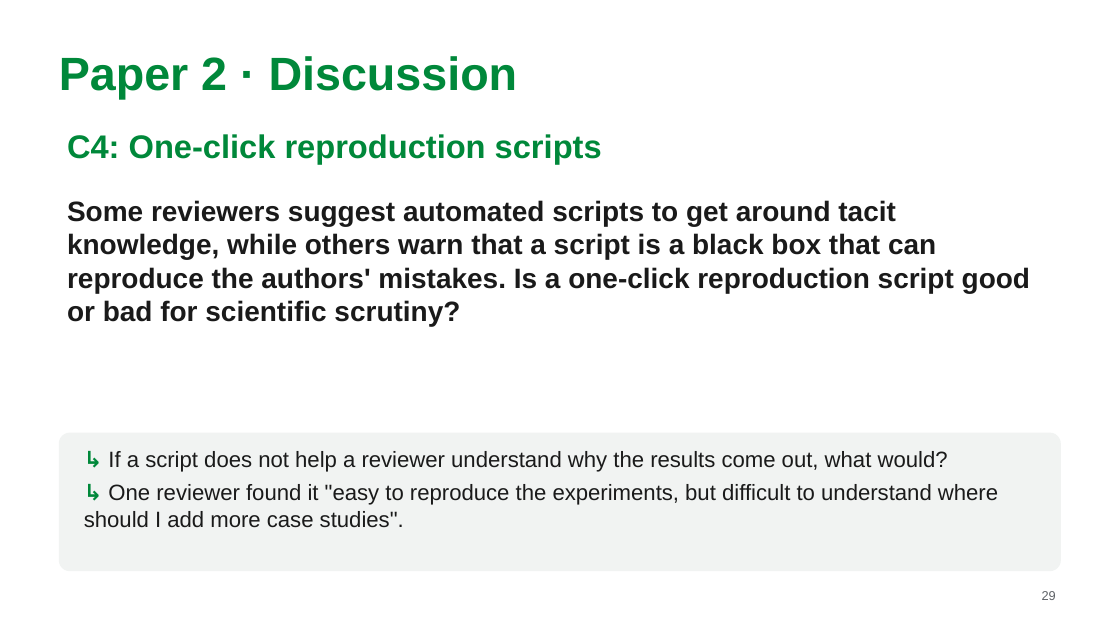
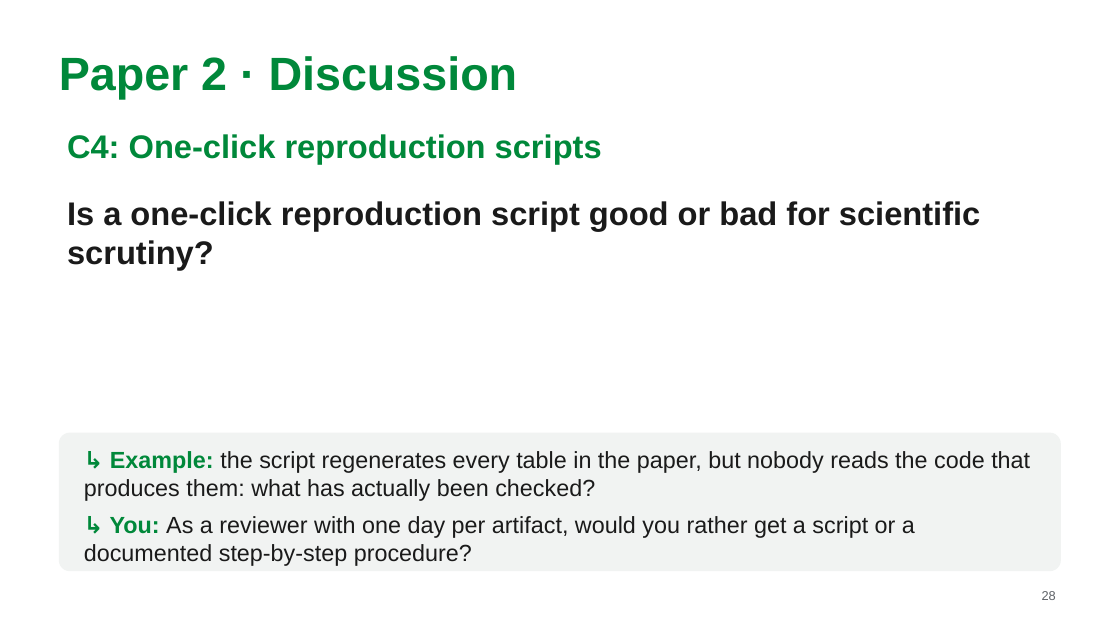
Before and after one commit to MarkAndreDuesing/Reprod_Docs_And_Notes, a slide deck: slide 28 of Vorl_2/slides/lecture2-team-paper2.pptx (slide 29 before the commit). Drawn at 1120x630 pixels with LibreOffice and Linux fonts; fonts in the diff are those of the drawing. Boxes give left, top, right and bottom in pixels: in the first picture for what was removed or moved away, otherwise in the second. Text is boxed around its words. In the diff, an @@ line names an element or a change of style, - is before the commit and + after.

```diff
--- a/Vorl_2/slides/lecture2-team-paper2.pptx
+++ b/Vorl_2/slides/lecture2-team-paper2.pptx
@@ text at (67,201,980,270): text changed; size 24 to 28 pt @@
-Some reviewers suggest automated scripts to get around tacit knowledge, while others warn that a script is a black box that can reproduce the authors' mistakes. Is a one-click reproduction script good or bad for scientific scrutiny?
+Is a one-click reproduction script good or bad for scientific scrutiny?
@@ text at (84,451,1030,566): text changed; size 19 to 20 pt @@
-↳ If a script does not help a reviewer understand why the results come out, what would?
-↳ One reviewer found it "easy to reproduce the experiments, but difficult to understand where should I add more case studies".
+↳ Example: the script regenerates every table in the paper, but nobody reads the code that produces them: what has actually been checked?
+↳ You: As a reviewer with one day per artifact, would you rather get a script or a documented step-by-step procedure?
```
Also in this commit, not shown: 8 other slides changed, 11 slides added, 4 slides removed, 2 other files.
